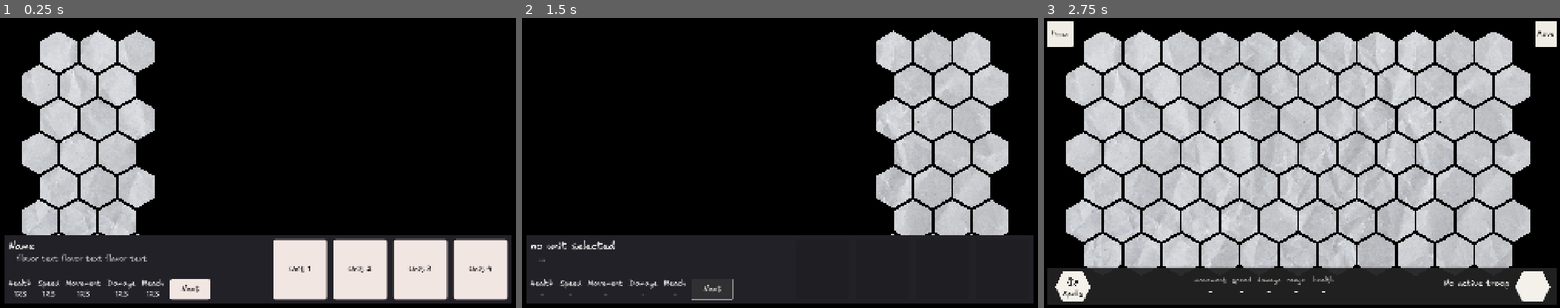
Above: before the commit, frames 1-3 (left to right).
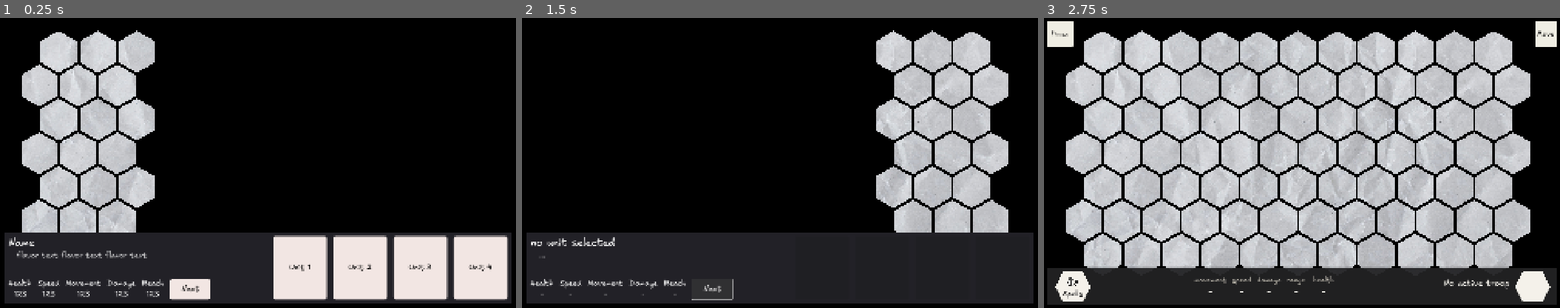
Above: after the commit, the same moments.

Repository: stvnnfrl/Portfolio
Game: Godot game, scene res://screens/battle/pregame/pregame.tscn
Two runs of this game, one before a commit and one after it. Both use one fixed random seed, a clock stepped at 60 frames per second and the inputs below. This scene is started directly instead of the project's main scene.
Inputs:
- Up to frame 1 (0.25 s): no input
- Up to frame 2 (1.5 s): click "Next" at 0.5 s; click "Next" at 1.25 s
- Up to frame 3 (2.75 s): click "Next" at 2 s

The runs differ from the first frame. In frame 1, 2.4% of the frame differs, in the area x 0-100%, y 74-88%; in frame 2, 1.2%; in frame 3, nothing differs.

Commit message:
fixed ui movement on line wrap

Diff:
--- a/hpp/screens/battle/pregame/pregame.tscn
+++ b/hpp/screens/battle/pregame/pregame.tscn
@@ -114,12 +114,14 @@
 
 [node name="DescriptionPadding" type="MarginContainer" parent="Main/Padding/Main/Info"]
 layout_mode = 2
+size_flags_vertical = 0
 theme_override_constants/margin_left = 32
 theme_override_constants/margin_top = 0
 theme_override_constants/margin_right = 0
 theme_override_constants/margin_bottom = 0
 
 [node name="Description" type="Label" parent="Main/Padding/Main/Info/DescriptionPadding"]
+custom_minimum_size = Vector2(0, 80)
 layout_mode = 2
 theme_override_colors/font_color = Color(1, 1, 1, 0.7647059)
 text = "flavor text flavor text flavor text"
@@ -128,7 +130,7 @@
 [node name="HSeparator" type="HSeparator" parent="Main/Padding/Main/Info"]
 layout_mode = 2
 size_flags_vertical = 3
-theme_override_constants/separation = 48
+theme_override_constants/separation = 16
 theme_override_styles/separator = SubResource("StyleBoxEmpty_ug2bj")
 
 [node name="Stats" type="HBoxContainer" parent="Main/Padding/Main/Info"]
